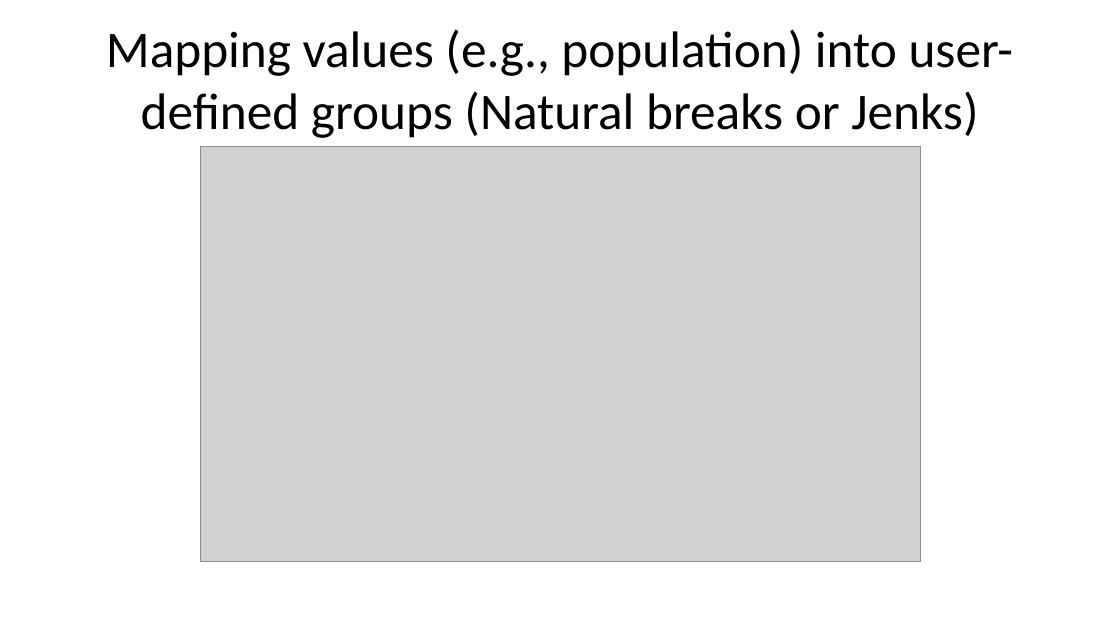
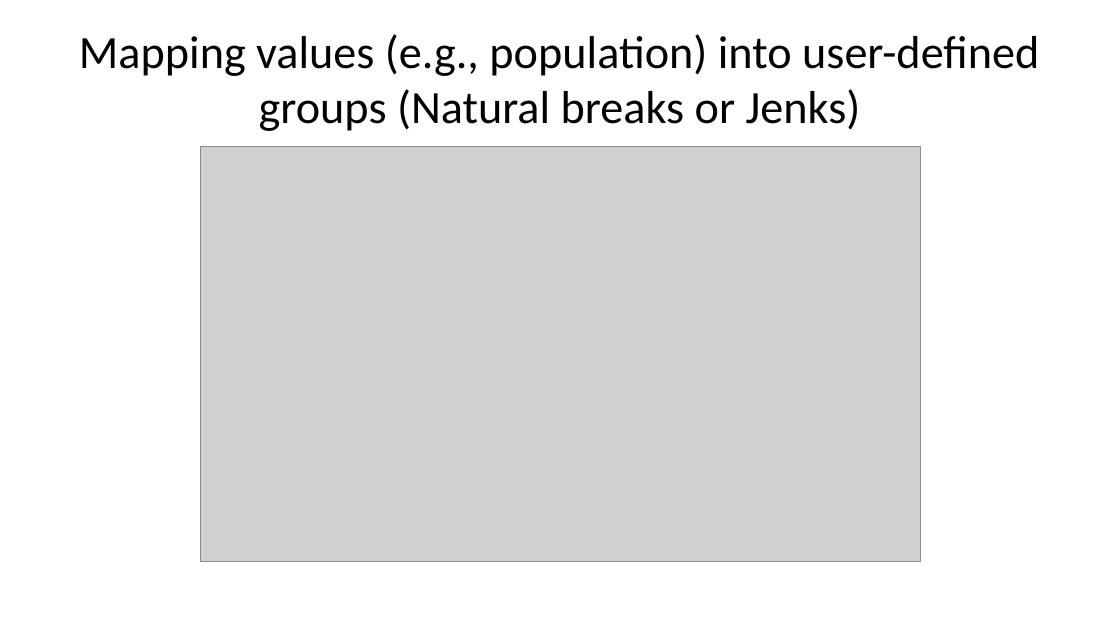
Before and after one commit to yangshao2/Geog4254-5254G, a slide deck: slide 12 of week4/week4.pptx (slide 10 before the commit). Drawn at 1120x630 pixels with LibreOffice and Linux fonts; fonts in the diff are those of the drawing; grey boxes stand for pictures. Boxes give left, top, right and bottom in pixels: in the first picture for what was removed or moved away, otherwise in the second. Text is boxed around its words. In the diff, an @@ line names an element or a change of style, - is before the commit and + after.

```diff
--- a/week4/week4.pptx
+++ b/week4/week4.pptx
@@ title "Mapping values (e.g., population) into ..." at [79, 34, 1039, 131]: size 33 to 29.7 pt @@
```
Also in this commit, not shown: 5 other slides changed, 4 slides added, 24 other files.
